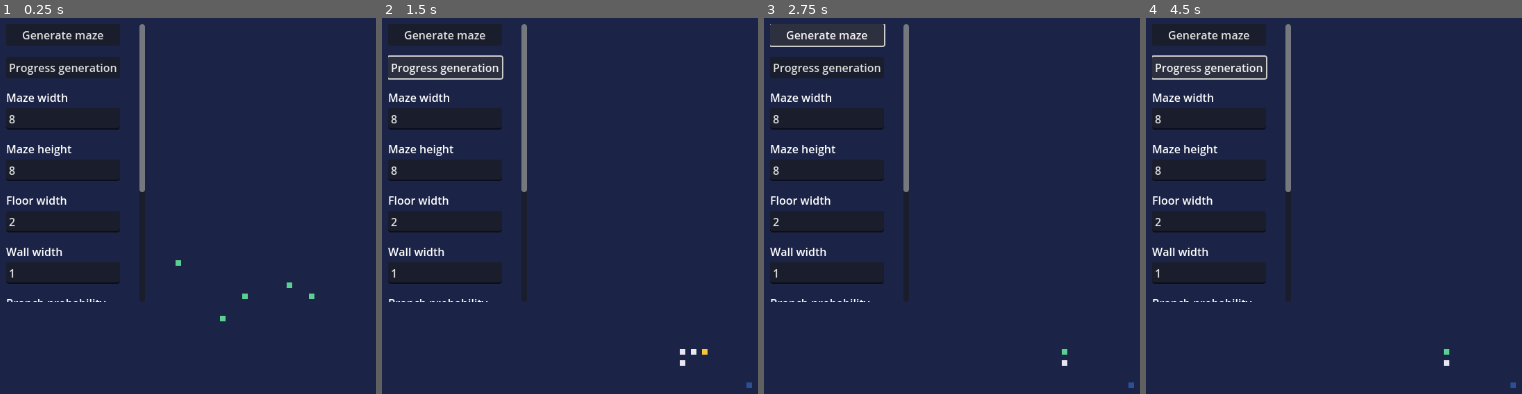
Above: before the commit, frames 1-4 (left to right).
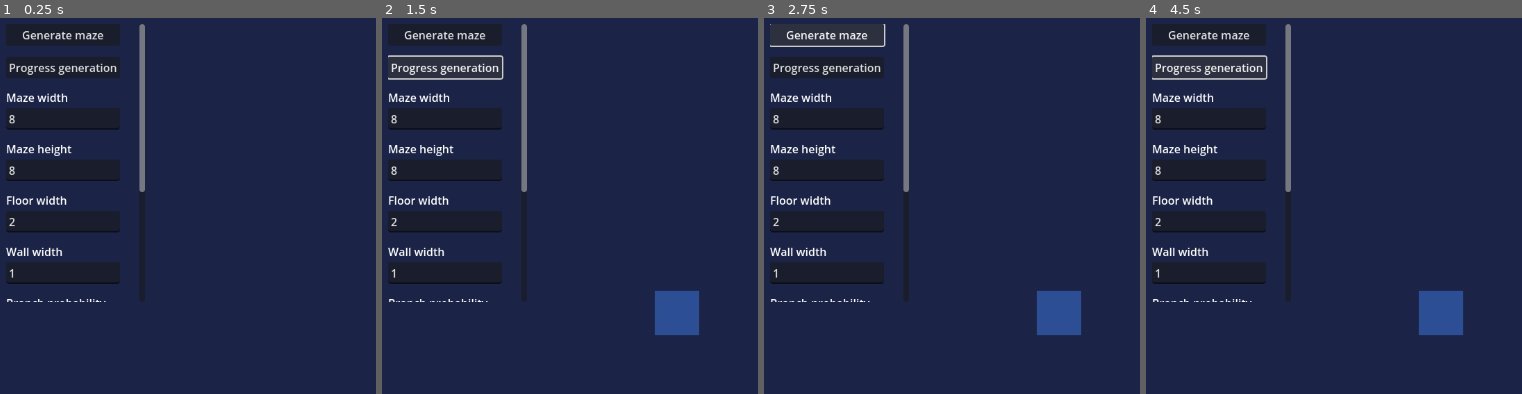
Above: after the commit, the same moments.

Repository: Kobefir/maze-generation
Game: Godot game, scene res://world.tscn
Two runs of this game, one before a commit and one after it. Both use one fixed random seed, a clock stepped at 60 frames per second and the inputs below.
Inputs:
- Up to frame 1 (0.25 s): no input
- Up to frame 2 (1.5 s): click "Generate maze" at 0.5 s; click "Progress generation" at 1.25 s
- Up to frame 3 (2.75 s): click "Generate maze" at 2 s
- Up to frame 4 (4.5 s): click "Progress generation" at 2.75 s; click "Generate maze" at 3.5 s; click "Progress generation" at 4.25 s

The runs differ from the first frame. In frame 1, 0.1% of the frame differs, in the area x 46-84%, y 64-81%; in frame 2, 1.5%, in the area x 72-99%, y 72-99%; in frame 3, 1.4%; in frame 4, 1.4%.
Error after the commit: Parse Error: Identifier "s" not declared in the current scope. (res://cellular_automata.gd:179)

Commit message:
Fixes to cellular_automata.gd
- branchable_connected_cells currently does not contain every branchable connected cell

Diff:
--- a/cellular_automata.gd
+++ b/cellular_automata.gd
@@ -173,15 +173,22 @@
 			if (neighbour_candidates != 0) \
 					and (neighbour_candidates & (neighbour_candidates - 1) == 0):
 				set_cell_state(active_cell_coords, CellState.CONNECTED)
+				print("only one neighbour at " + str(active_cell_coords))
 				return
+			# TODO ------------------------------------------------
+			s
+
+
+
 
 			# Randomly decide whether or not to branch in another direction
 			if rng.randi_range(1, 100) > branch_probability: # Change to final state
 				set_cell_state(active_cell_coords, CellState.CONNECTED)
-				# Remember that we may be able to branch again later if all seeds die
-				branchable_connected_cells.append(active_cell_coords)
 			else: # Return to seed state for another branch
 				set_cell_state(active_cell_coords, CellState.SEED)
+
+			# Remember that we may be able to branch again later if all seeds die
+			branchable_connected_cells.append(active_cell_coords)
 
 		CellState.CONNECTED:
 			# If there's at least one live seed, give control to the oldest one
@@ -189,9 +196,9 @@
 				active_cell_coords = seed_cells[0]
 				return
 
-			# Randomly pick a new seed out of branchable connected seeds
+			# Randomly pick a new seed out of connected cells with disconnected neighbours
 			var new_seed_found := false
-			for i in range(len(branchable_connected_cells) - 1): # Indirectly access this array so we can erase from it
+			for candidate in branchable_connected_cells:
 				# Look in each direction for neighbours in the disconnected state
 				var neighbour_coords: Vector2i
 				var found_neighbours: int = 0b0000
@@ -205,10 +212,10 @@
 
 				# Remove this cell from the candidates if it no longer has valid neighbours
 				if found_neighbours == 0:
-					branchable_connected_cells.remove_at(i)
+					branchable_connected_cells.erase(candidate)
 				# Randomly decide whether or not to revert to a seed again
 				elif rng.randi_range(1, 100) <= branch_probability:
-					set_cell_state(branchable_connected_cells[i], CellState.SEED)
+					set_cell_state(candidate, CellState.SEED)
 					new_seed_found = true
 
 			# If no new seeds were created, choose one random valid candidate
@@ -219,6 +226,7 @@
 
 func _on_update_timer_timeout() -> void:
 	_on_step_maze()
+	_on_step_maze()
 
 func _on_maze_complete() -> void:
 	return
--- a/map.gd
+++ b/map.gd
@@ -28,7 +28,7 @@
 	# Fill the maze with disconnected tiles
 	for x in range(maze_width):
 		for y in range(maze_height):
-			set_cell(Vector2i(maze_width, maze_height), 0, DISCONNECTED)
+			set_cell(Vector2i(x, y), 0, DISCONNECTED)
 
 func _on_update_cell(cell_coords: Vector2i,
 		new_state: CellularAutomata.CellState) -> void:
--- a/map_ui.tres
+++ b/map_ui.tres
@@ -15,4 +15,5 @@
 3:1/0 = 0
 
 [resource]
+tile_size = Vector2i(8, 8)
 sources/0 = SubResource("TileSetAtlasSource_prqqw")
--- a/world.tscn
+++ b/world.tscn
@@ -25,7 +25,6 @@
 
 [node name="Map" type="TileMapLayer" parent="UI"]
 position = Vector2(400, 400)
-tile_map_data = PackedByteArray(0, 0, 3, 0, 0, 0, 0, 0, 1, 0, 0, 0, 0, 0, 1, 0, 255, 255, 0, 0, 1, 0, 0, 0, 0, 0, 253, 255, 0, 0, 0, 0, 1, 0, 0, 0, 0, 0, 251, 255, 2, 0, 0, 0, 1, 0, 0, 0, 0, 0, 247, 255, 253, 255, 0, 0, 1, 0, 0, 0, 0, 0)
 tile_set = ExtResource("2_tlwt5")
 collision_enabled = false
 navigation_enabled = false
@@ -145,6 +144,6 @@
 [node name="UpdateSpeedInput" type="LineEdit" parent="UI/ScrollContainer/MazeProperties/UpdateSpeedContainer"]
 clip_contents = true
 layout_mode = 2
-text = "0.1"
+text = "0.05"
 
 [node name="Camera2D" type="Camera2D" parent="."]
